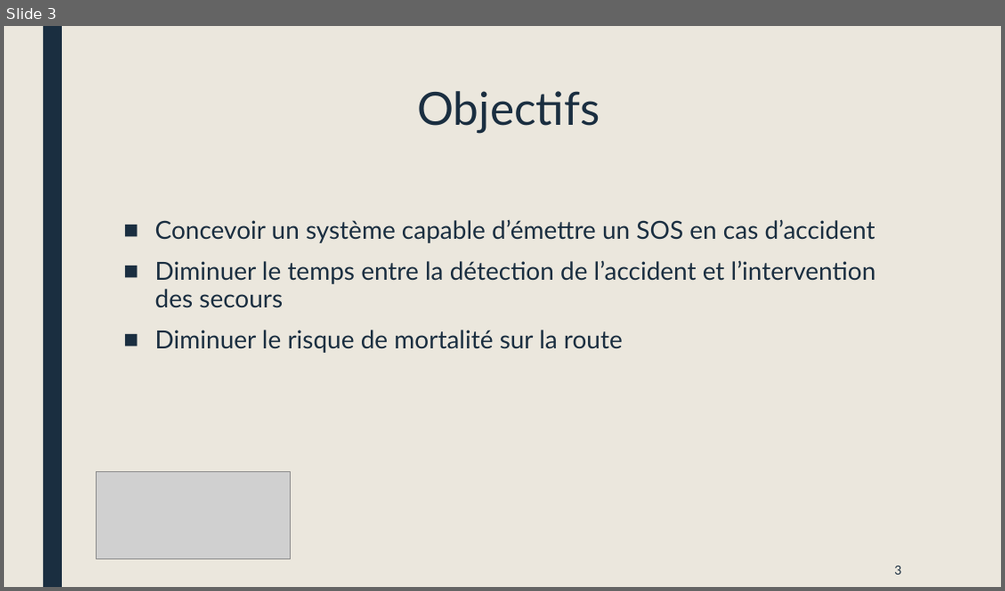
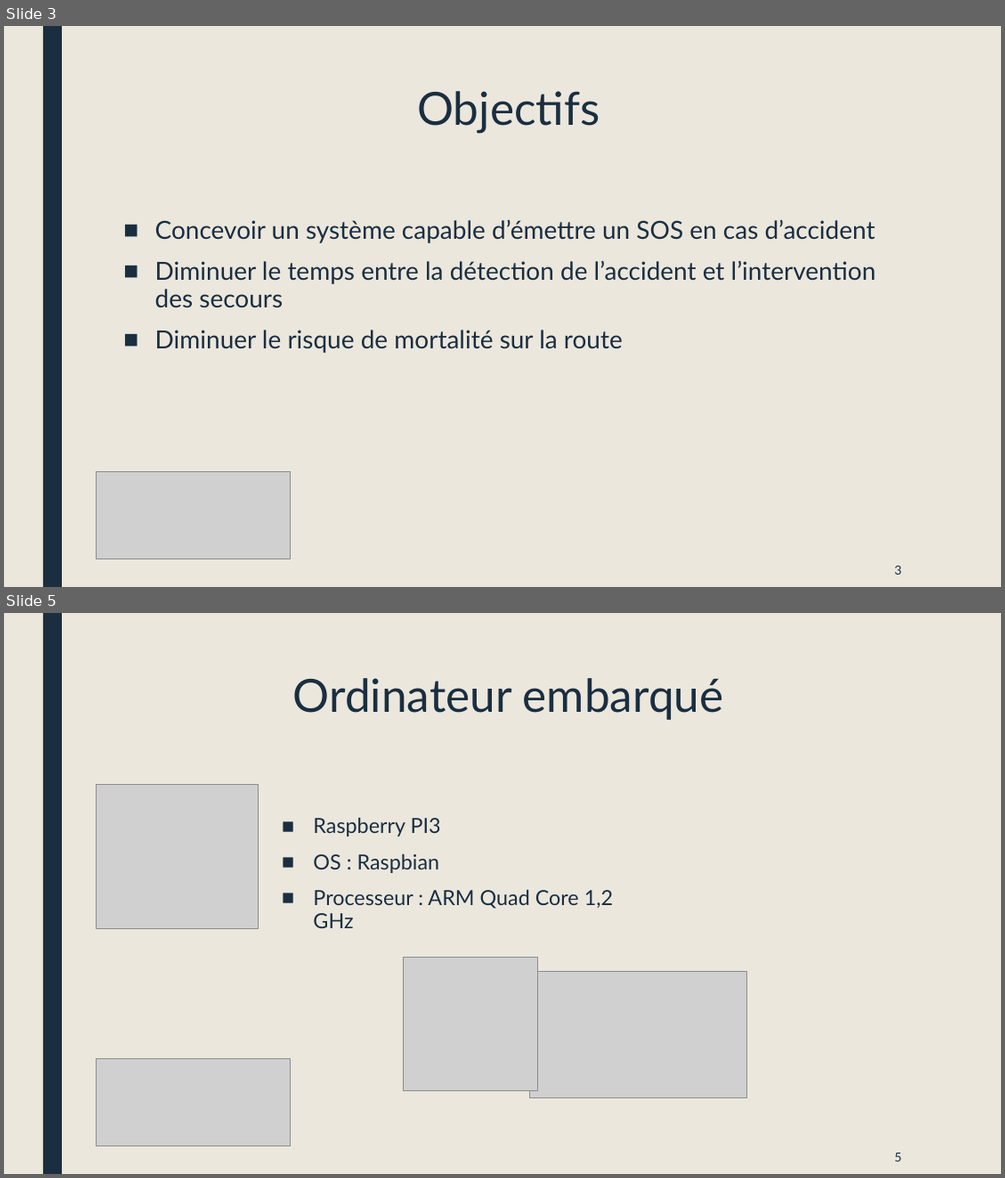
Before and after one commit to JombartOlivier/Isenprotect, a slide deck: Présentation/Présentation 27_02_2018.pptx. Shown one above the other, each under a label of ours: slide 3 before the commit, slides 3 and 5 after it; the slides between them are not shown. The pictures are 1005x591 and 1005x1178 pixels, drawn with LibreOffice and Linux fonts; fonts in the diff are those of the drawing; grey boxes stand for pictures. Boxes give left, top, right and bottom in pixels: in the first picture for what was removed or moved away, otherwise in the second. Text is boxed around its words. In the diff, an @@ line names an element or a change of style, - is before the commit and + after.

```diff
--- a/Présentation/Présentation 27_02_2018.pptx
+++ b/Présentation/Présentation 27_02_2018.pptx
@@ slide 5 added at [4,613,1001,1174], background #EBE7DD; not listed: 1 template element that a slide beside it also shows @@
@@ title added at [293,678,724,720], 44 pt, text #1A2E40 @@
+Ordinateur embarqué
@@ picture added at [96,784,259,929] @@
@@ text added at [313,818,613,928], 20 pt, text #1A2E40 @@
+■ Raspberry PI3
+■ OS : Raspbian
+■ Processeur : ARM Quad Core 1,2 GHz
@@ picture added at [404,957,537,1091] @@
@@ picture added at [530,971,746,1097] @@
@@ picture added at [96,1059,291,1145] @@
@@ page number added at [894,1152,901,1161], 12 pt, text #1A2E40 @@
+5
```
Also in this commit, not shown: 7 slides changed, 1 other slide added, 3 slides removed, 1 other file.
